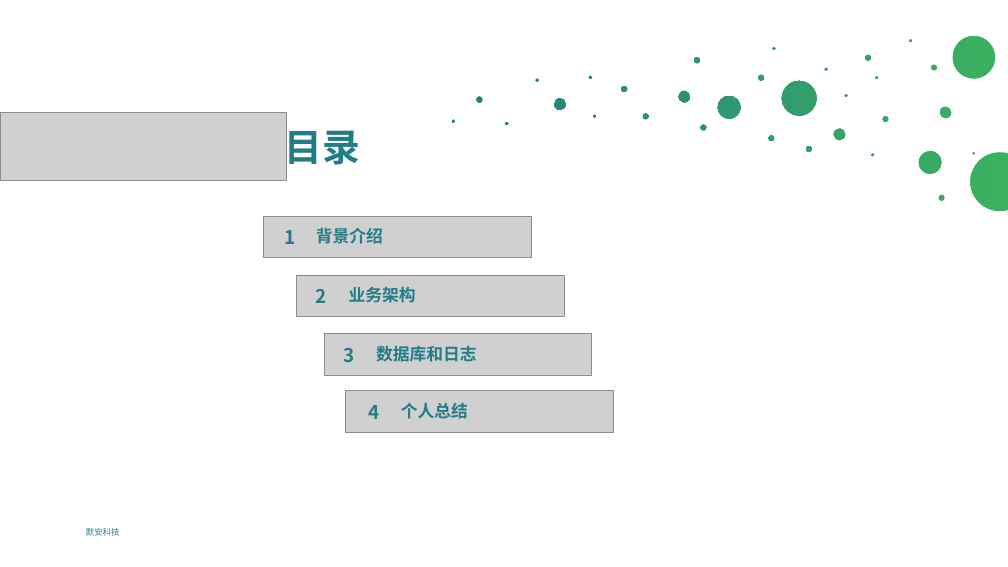
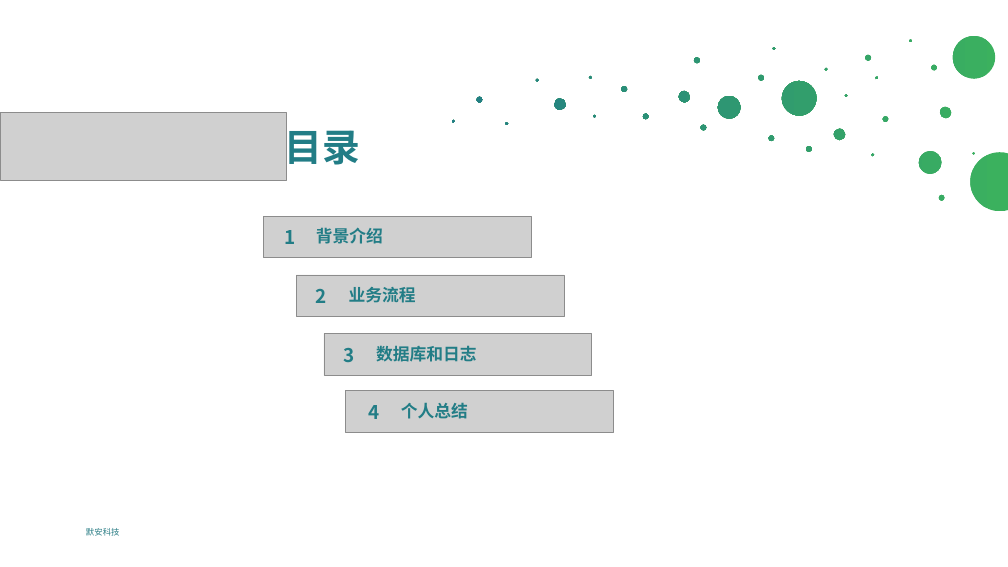
Before and after one commit to zkfbe/dsmp-selenium, a slide deck: slide 2 of DSMP1.1.0业务分享 .pptx. Drawn at 1008x567 pixels with LibreOffice and Linux fonts; fonts in the diff are those of the drawing; grey boxes stand for pictures; background and template pictures are left out. Boxes give left, top, right and bottom in pixels: in the first picture for what was removed or moved away, otherwise in the second. Text is boxed around its words. In the diff, an @@ line names an element or a change of style, - is before the commit and + after.

```diff
--- a/DSMP1.1.0业务分享 .pptx
+++ b/DSMP1.1.0业务分享 .pptx
@@ text at [349,287,416,303]: text changed @@
-业务架构
+业务流程
```
Also in this commit, not shown: 8 other slides changed, 2 slides added, 5 slides removed, 14 other files.
